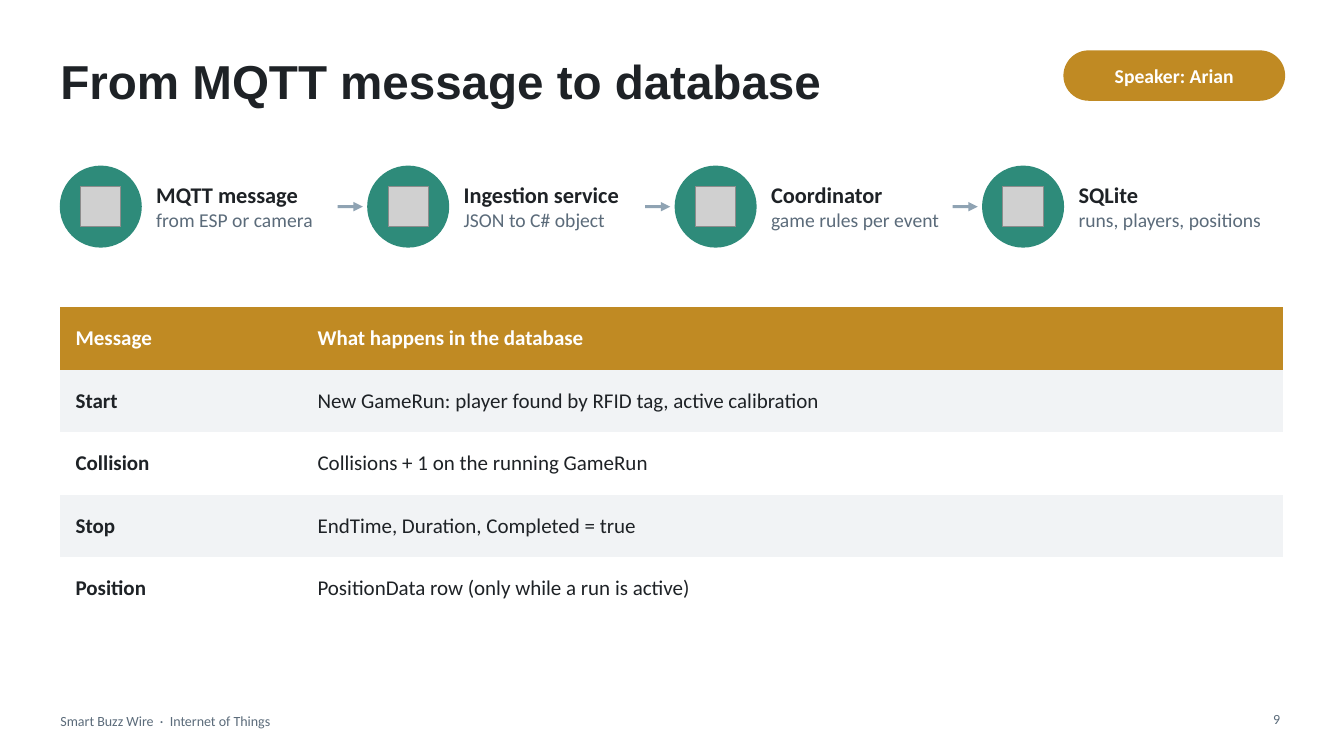
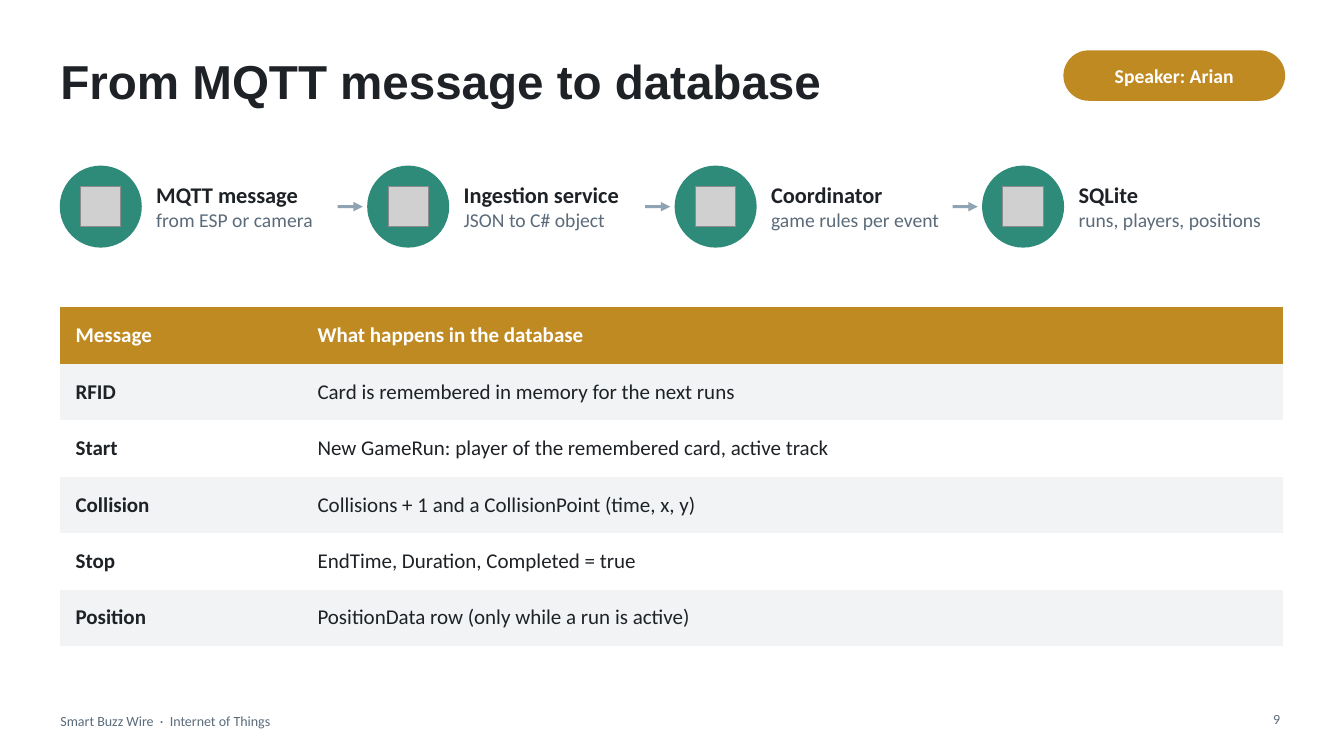
Before and after one commit to NikaV2610/iot-buzz-wire, a slide deck: slide 9 of docs/SmartBuzzWire_Presentation.pptx. Drawn at 1344x756 pixels with LibreOffice and Linux fonts; fonts in the diff are those of the drawing; grey boxes stand for pictures. Boxes give left, top, right and bottom in pixels: in the first picture for what was removed or moved away, otherwise in the second. Text is boxed around its words. In the diff, an @@ line names an element or a change of style, - is before the commit and + after.

```diff
--- a/docs/SmartBuzzWire_Presentation.pptx
+++ b/docs/SmartBuzzWire_Presentation.pptx
@@ table at box(60, 308, 1284, 632) @@
-row 2: Start | New GameRun: player found by RFID tag, active calibration
-row 3: Collision | Collisions + 1 on the running GameRun
+row 2: RFID | Card is remembered in memory for the next runs
+row 3: Start | New GameRun: player of the remembered card, active track
+row 4: Collision | Collisions + 1 and a CollisionPoint (time, x, y)
```
Also in this commit, not shown: 9 other slides changed, 41 other files.
